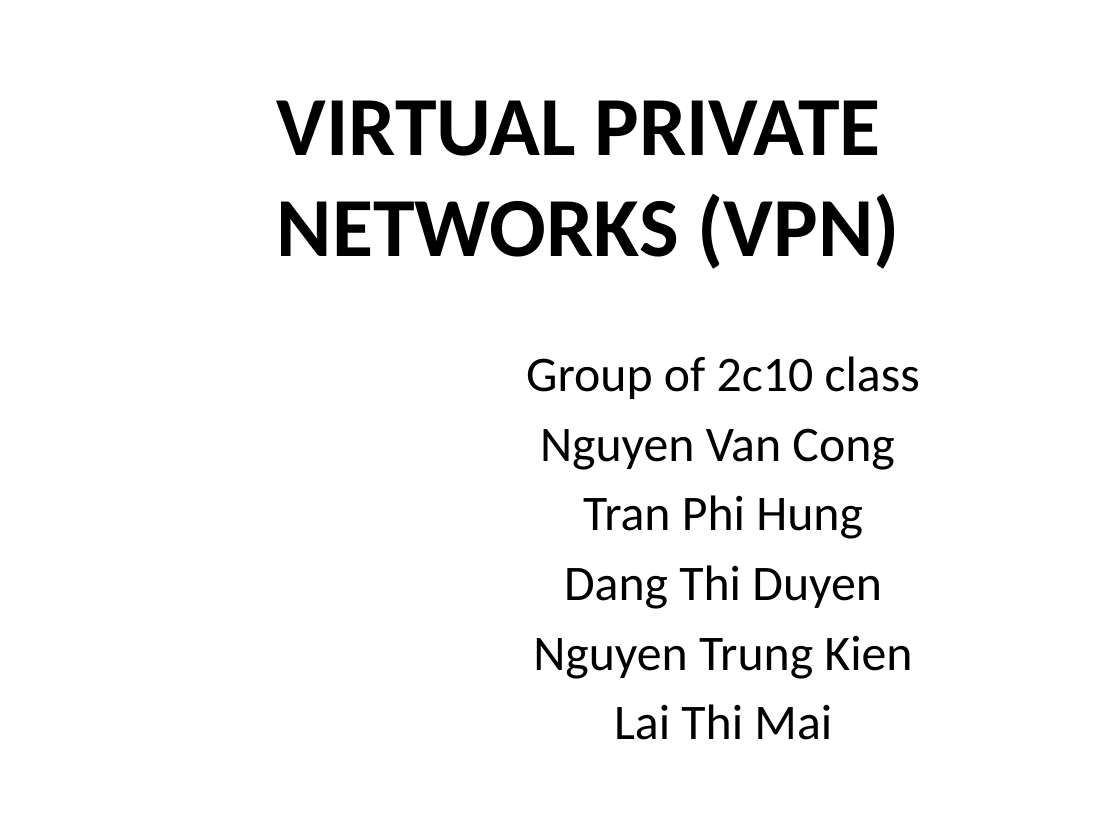
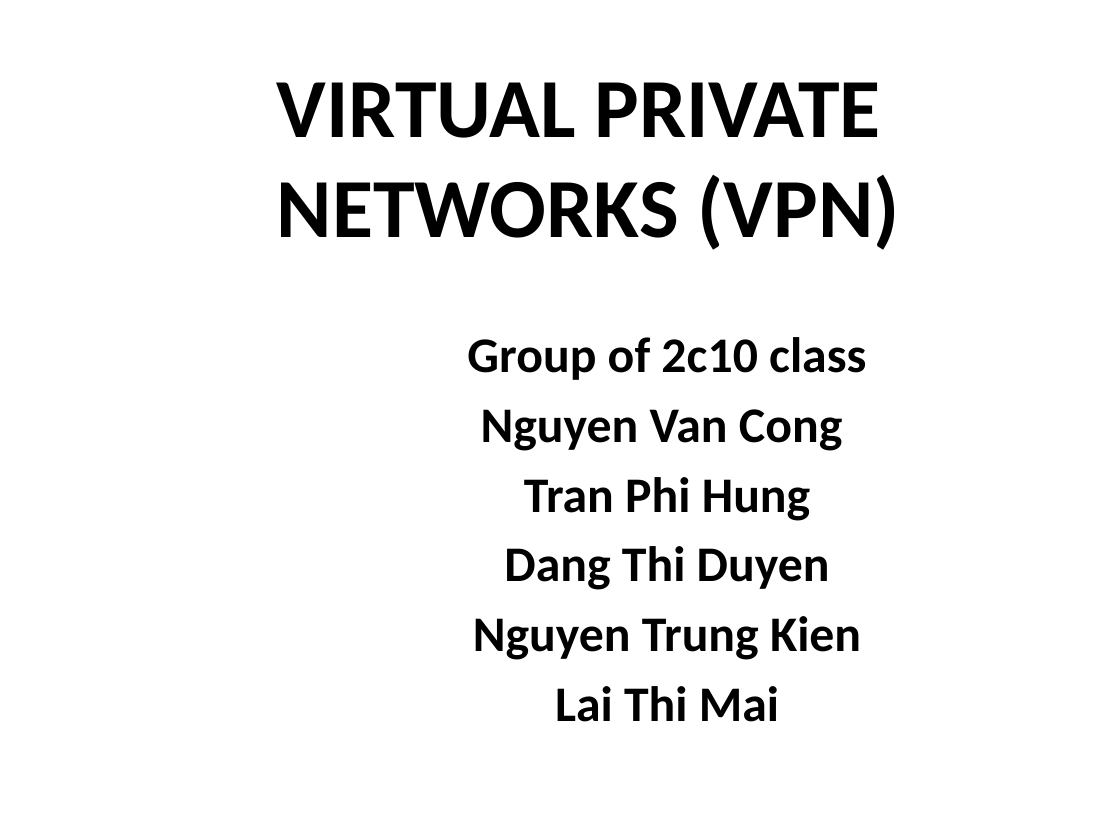
Before and after one commit to congnv8192/virtual-private-network-demo, a slide deck: slide 1 of present/VIRTUAL PRIVATE NETWORKS.pptx. Drawn at 1120x840 pixels with LibreOffice and Linux fonts; fonts in the diff are those of the drawing; background and template pictures are left out. Boxes give left, top, right and bottom in pixels: in the first picture for what was removed or moved away, otherwise in the second. Text is boxed around its words. In the diff, an @@ line names an element or a change of style, - is before the commit and + after.

```diff
--- a/present/VIRTUAL PRIVATE NETWORKS.pptx
+++ b/present/VIRTUAL PRIVATE NETWORKS.pptx
@@ title "VIRTUAL PRIVATE NETWORKS (VPN)": place and size @@
-title "VIRTUAL PRIVATE NETWORKS (VPN)" at box(277, 100, 900, 269)
+title "VIRTUAL PRIVATE NETWORKS (VPN)" at box(277, 82, 900, 250)
@@ subtitle "Group of 2c10 class": place and size @@
-subtitle "Group of 2c10 class" at box(526, 356, 920, 740)
+subtitle "Group of 2c10 class" at box(467, 337, 866, 722)
@@ subtitle "Group of 2c10 class" at box(467, 337, 866, 722): bold on @@
```
Also in this commit, not shown: 9 other slides changed, 11 slides added, 12 other files.
